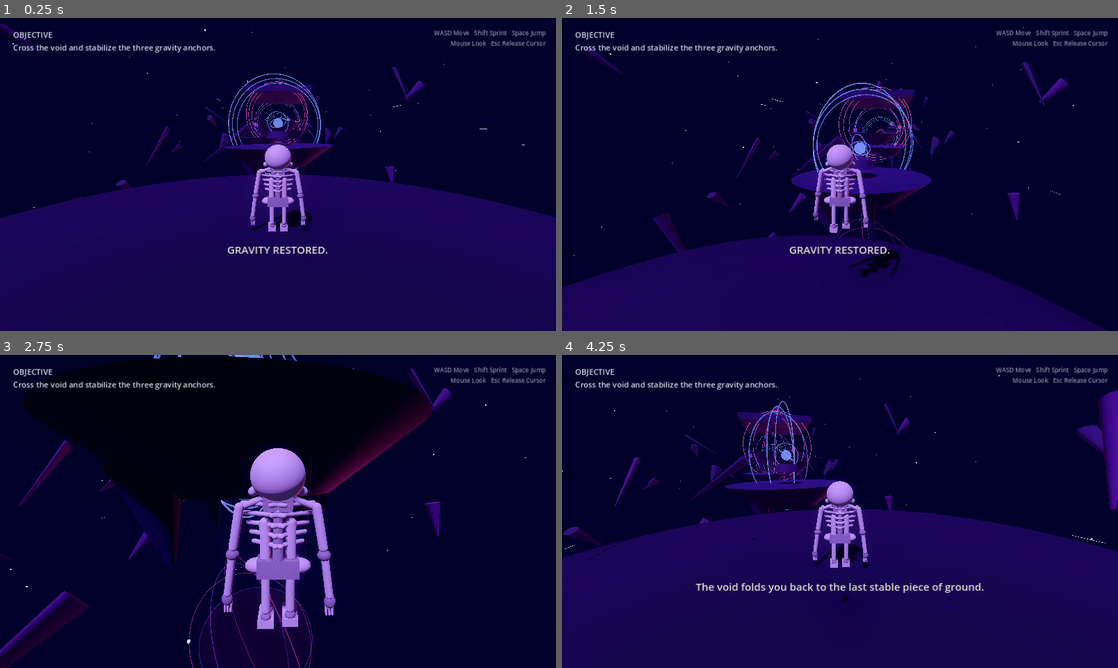
Above: before the commit, frames 1-4 (two rows, left to right).
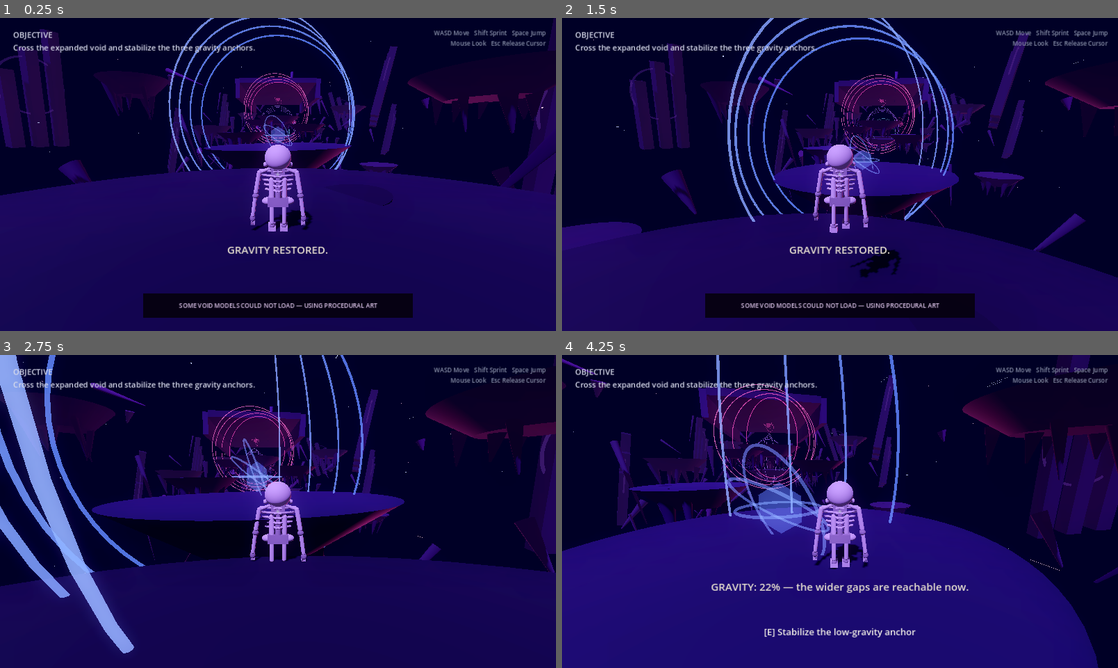
Above: after the commit, the same moments.

Repository: fuzeonspotify/outoftime
Game: Godot game, scene res://scenes/afterlife_city.tscn
Two runs of this game, one before a commit and one after it. Both use one fixed random seed, a clock stepped at 60 frames per second and the inputs below. This scene is started directly instead of the project's main scene.
Inputs (mouse positions are in pixels of both pictures, inside the frame that each line leads up to):
- Up to frame 1 (0.25 s): no input
- Up to frame 2 (1.5 s): move the mouse to (867, 174) at 0.52 s; hold E (interact) 0.53-1.28 s; hold W (move_forward) from 0.53 s (still down); tap Space (jump) at 0.77 s; move the mouse to (812, 174) at 1.27 s; tap Shift (sprint) at 1.35 s
- Up to frame 3 (2.75 s): keep holding W (move_forward); tap Space (jump) at 1.52 s; move the mouse to (289, 505) at 2.02 s; hold E (interact) from 2.03 s (still down)
- Up to frame 4 (4.25 s): keep holding W (move_forward); move the mouse to (834, 517) at 2.77 s; release E (interact) at 2.78 s; tap Shift (sprint) at 2.85 s; tap Space (jump) at 3.02, 3.77 s; move the mouse to (878, 514) at 3.52 s; hold E (interact) from 3.53 s (still down)

The runs differ from the first frame. In frame 1, 20% of the frame differs, in the area x 0-100%, y 0-96%; in frame 2, 28%; in frame 3, 62%, in the area x 0-100%, y 0-100%; in frame 4, 59%.
Error in both runs: Invalid assignment of property or key 'volume_linear' with value of type 'float' on a base object of type 'AudioStreamPlayer'. (res://scripts/audio/music_direc…

Commit message:
Enable expanded void chapter and GLB pass

Diff:
--- a/scenes/afterlife_city.tscn
+++ b/scenes/afterlife_city.tscn
@@ -1,10 +1,14 @@
-[gd_scene load_steps=3 format=3]
+[gd_scene load_steps=4 format=3]
 
-[ext_resource type="Script" path="res://scripts/world/afterlife_city.gd" id="1_void"]
+[ext_resource type="Script" path="res://scripts/world/afterlife_void.gd" id="1_void"]
 [ext_resource type="Script" path="res://scripts/world/nightclub_transition.gd" id="2_transition"]
+[ext_resource type="Script" path="res://scripts/world/void_glb_expansion.gd" id="3_glb"]
 
 [node name="AfterlifeVoid" type="Node3D"]
 script = ExtResource("1_void")
 
 [node name="NightclubTransition" type="Node" parent="."]
 script = ExtResource("2_transition")
+
+[node name="VoidGLBExpansion" type="Node" parent="."]
+script = ExtResource("3_glb")
